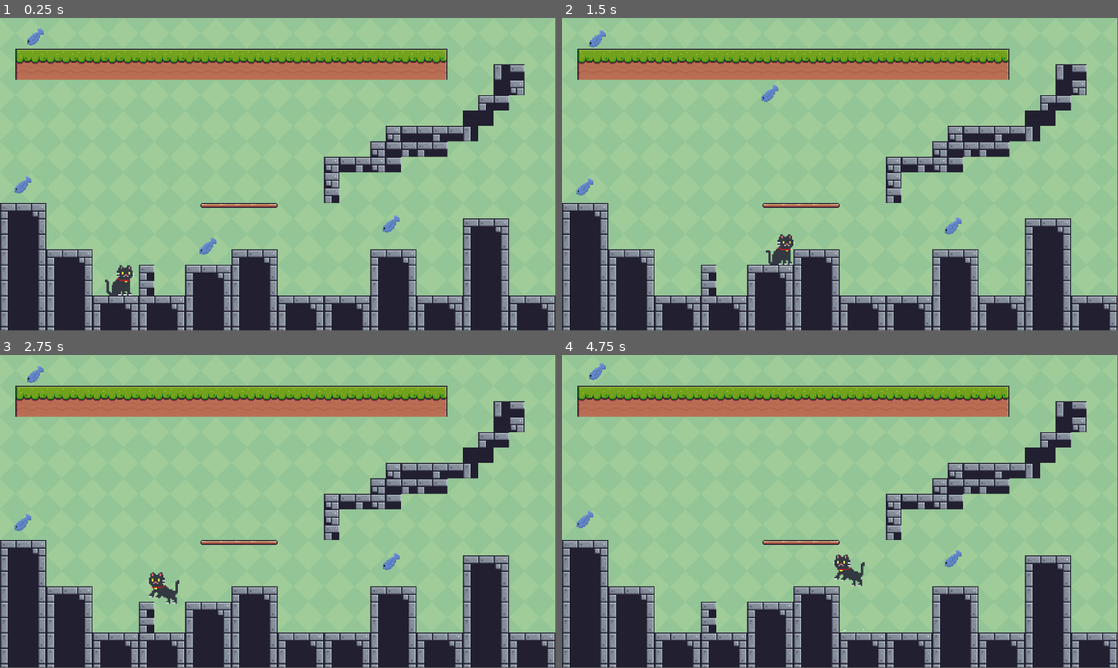
Above: before the commit, frames 1-4 (two rows, left to right).
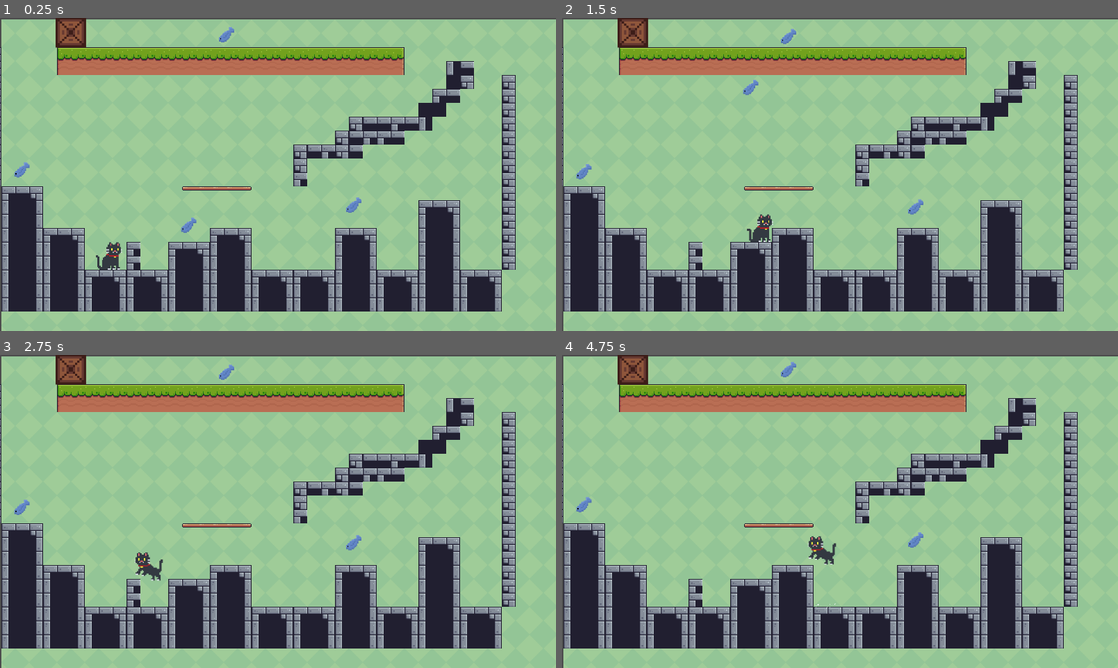
Above: after the commit, the same moments.

Repository: hardynoah/CodenameCat_Alpha
Game: Godot game, scene res://main.tscn
The game is run twice, just before and just after one commit, with the same random seed, the same clock (stepped at 60 frames per second) and the same inputs.
Inputs:
- Up to frame 1 (0.25 s): no input
- Up to frame 2 (1.5 s): hold Shift (sprint) 0.53-1.28 s; hold Right (right) from 0.53 s (still down); tap Up (jump) at 0.77 s; tap Shift (sprint) at 1.35 s
- Up to frame 3 (2.75 s): tap Up (jump) at 1.52 s; release Right (right) at 2.03 s; hold Left (left) from 2.03 s (still down); hold Shift (sprint) from 2.03 s (still down)
- Up to frame 4 (4.75 s): release Left (left) at 2.78 s; release Shift (sprint) at 2.78 s; hold Right (right) 2.78-4.28 s; tap Shift (sprint) at 2.85, 4.35 s; tap Up (jump) at 3.02, 3.77, 4.52 s; hold Shift (sprint) 3.53-4.28 s; hold Left (left) from 4.28 s (still down)
In our replay, the window is 799x449 before the commit and 800x450 after it. These sizes can differ from the game's own. Grey fills any space a smaller window leaves; there, only what the larger window draws over its background counts as a difference.

The runs differ from the first frame. In frame 1, 36% of the frame differs, in the area x 0-100%, y 0-100%; in frame 2, 36%; in frame 3, 36%; in frame 4, 36%.

Commit message:
project settings update and created box

Diff:
--- a/main.tscn
+++ b/main.tscn
@@ -1,9 +1,10 @@
-[gd_scene load_steps=7 format=3 uid="uid://b68tij4n22cd"]
+[gd_scene load_steps=8 format=3 uid="uid://b68tij4n22cd"]
 
 [ext_resource type="Texture2D" uid="uid://brvdl083qt7we" path="res://Green.png" id="1_odxmg"]
 [ext_resource type="Texture2D" uid="uid://bheie7s4pajbh" path="res://Terrain (16x16).png" id="2_uxifj"]
-[ext_resource type="PackedScene" uid="uid://bgs6t3erenu3r" path="res://scenes/main_character.tscn" id="3_u3a0t"]
+[ext_resource type="PackedScene" uid="uid://bgs6t3erenu3r" path="res://scenes/cat.tscn" id="3_u3a0t"]
 [ext_resource type="PackedScene" uid="uid://dptiwfj1bgnlf" path="res://scenes/fish.tscn" id="4_ti5oh"]
+[ext_resource type="PackedScene" uid="uid://bf8oih02cmr3q" path="res://scenes/box.tscn" id="5_02146"]
 
 [sub_resource type="TileSetAtlasSource" id="TileSetAtlasSource_7vvei"]
 texture = ExtResource("2_uxifj")
@@ -486,9 +487,10 @@
 scale = Vector2(2, 2)
 tile_set = SubResource("TileSet_3gwoc")
 format = 2
-layer_0/tile_data = PackedInt32Array(1179648, 0, 1, 1179649, …(4044 unchanged characters)… 0, 196641, 65536, 0, 196640, 0, 1, 131073, 393216, 0, 131074, 458752, 0, 131075, 458752, 0, 131076, 458752, 0, 131077, 458752, 0, 131078, 458752, 0, 131079, 458752, 0, 131080, 458752, 0, 131081, 458752, 0, 131082, 458752, 0, 131083, 458752, 0, 131084, 458752, 0, 131085, 458752, 0, 131086, 458752, 0, 131087, 458752, 0, 131088, 458752, 0, 131089, 458752, 0, 131090, 458752, 0, 131091, 458752, 0, 131092, 458752, 0, 131093, 458752, 0, 131094, 458752, 0, 131095, 458752, 0, 131096, 458752, 0, 131097, 458752, 0, 131098, 458752, 0, 131099, 458752, 0, 131100, 524288, 0, 196609, 393216, 1, 196610, 458752, 1, 196611, 458752, 1, 196612, 458752, 1, 196613, 458752, 1, 196614, 458752,  …(450 unchanged characters)…
+layer_0/tile_data = PackedInt32Array(1179648, 0, 1, 1179649, …(4044 unchanged characters)… 0, 196641, 65536, 0, 196640, 0, 1, 131076, 393216, 0, 131077, 458752, 0, 131078, 458752, 0, 131079, 458752, 0, 131080, 458752, 0, 131081, 458752, 0, 131082, 458752, 0, 131083, 458752, 0, 131084, 458752, 0, 131085, 458752, 0, 131086, 458752, 0, 131087, 458752, 0, 131088, 458752, 0, 131089, 458752, 0, 131090, 458752, 0, 131091, 458752, 0, 131092, 458752, 0, 131093, 458752, 0, 131094, 458752, 0, 131095, 458752, 0, 131096, 458752, 0, 131097, 458752, 0, 131098, 458752, 0, 131099, 458752, 0, 131100, 524288, 0, 196612, 393216, 1, 196613, 458752, 1, 196614, 458752,  …(450 unchanged characters)…
 
 [node name="Cat" parent="." instance=ExtResource("3_u3a0t")]
+z_index = 1
 position = Vector2(60, 271)
 scale = Vector2(2, 2)
 
@@ -498,10 +500,16 @@
 
 [node name="Fish4" parent="." instance=ExtResource("4_ti5oh")]
 visibility_layer = 2
-position = Vector2(-787, -156)
+position = Vector2(-342, -160)
 
 [node name="Fish2" parent="." instance=ExtResource("4_ti5oh")]
 position = Vector2(-49, 232)
 
 [node name="Fish3" parent="." instance=ExtResource("4_ti5oh")]
 position = Vector2(-429, 278)
+
+[node name="Box" parent="." instance=ExtResource("5_02146")]
+position = Vector2(160, 28)
+
+[node name="Camera2D" type="Camera2D" parent="."]
+position = Vector2(637, 357)
--- a/project.godot
+++ b/project.godot
@@ -14,6 +14,12 @@
 run/main_scene="res://main.tscn"
 config/features=PackedStringArray("4.2", "Mobile")
 config/icon="res://icon.svg"
+
+[display]
+
+window/size/viewport_width=1280
+window/size/viewport_height=720
+window/stretch/mode="viewport"
 
 [input]
 
--- /dev/null
+++ b/scenes/box.gd
@@ -0,0 +1,13 @@
+extends CharacterBody2D
+
+# Get the gravity from the project settings to be synced with RigidBody nodes.
+var gravity = ProjectSettings.get_setting("physics/2d/default_gravity")
+
+
+func _physics_process(delta):
+	# Add the gravity.
+	if not is_on_floor():
+		velocity.y += gravity * delta
+
+
+	move_and_slide()
--- /dev/null
+++ b/scenes/box.tscn
@@ -0,0 +1,18 @@
+[gd_scene load_steps=4 format=3 uid="uid://bf8oih02cmr3q"]
+
+[ext_resource type="Texture2D" uid="uid://ent3k3saj7oi" path="res://Objects/crate.png" id="1_aeme2"]
+[ext_resource type="Script" path="res://scenes/box.gd" id="1_g5fk1"]
+
+[sub_resource type="RectangleShape2D" id="RectangleShape2D_heeop"]
+size = Vector2(42, 42)
+
+[node name="Box" type="CharacterBody2D"]
+script = ExtResource("1_g5fk1")
+
+[node name="Sprite2D" type="Sprite2D" parent="."]
+scale = Vector2(5, 5)
+texture = ExtResource("1_aeme2")
+
+[node name="CollisionShape2D" type="CollisionShape2D" parent="."]
+scale = Vector2(1.6, 1.6)
+shape = SubResource("RectangleShape2D_heeop")
Binary file added: Objects/crate.png
Not shown, added: Objects/crate.png.import
Renamed: scenes/main_character.gd -> scenes/cat.gd
Renamed: scenes/main_character.tscn -> scenes/cat.tscn
